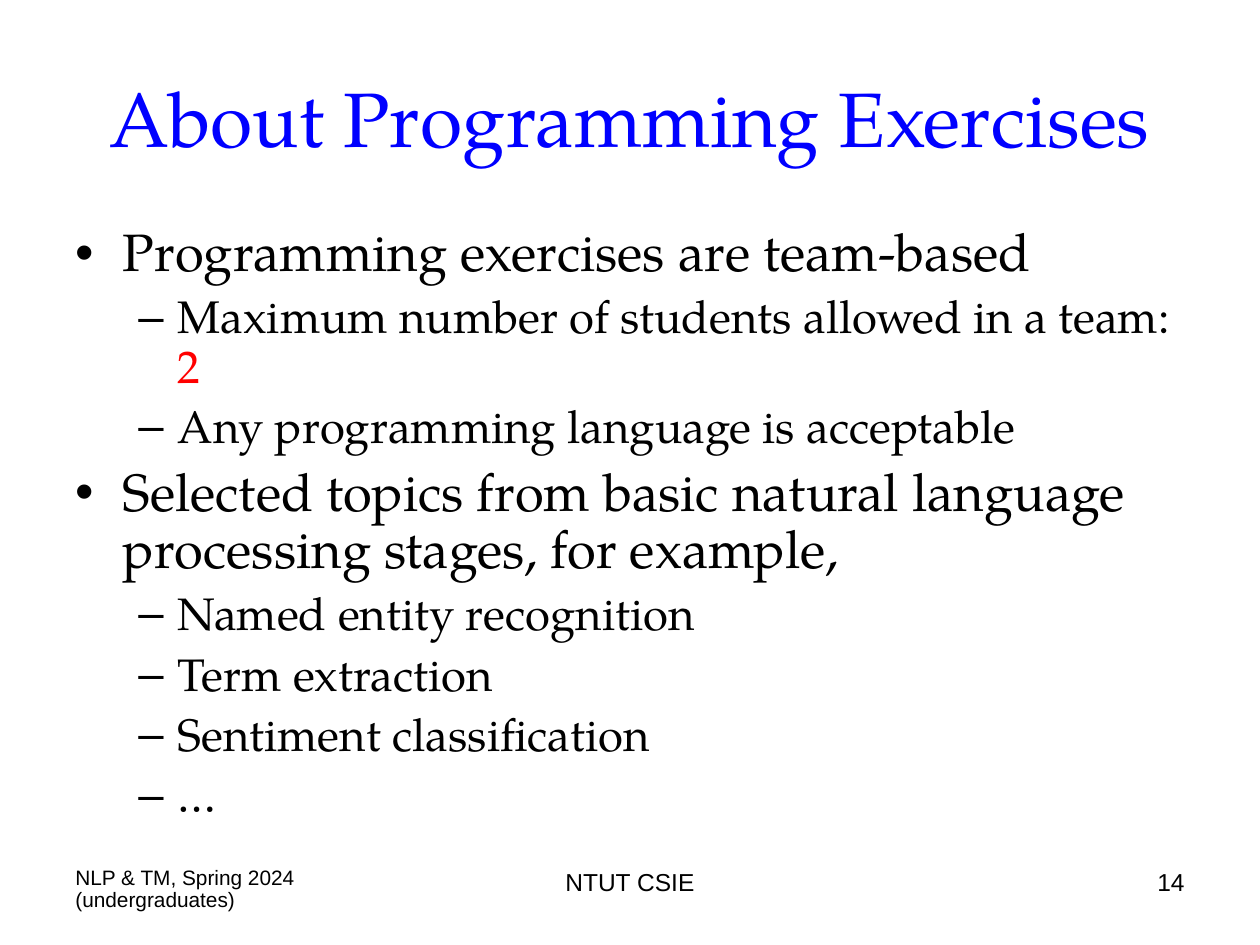
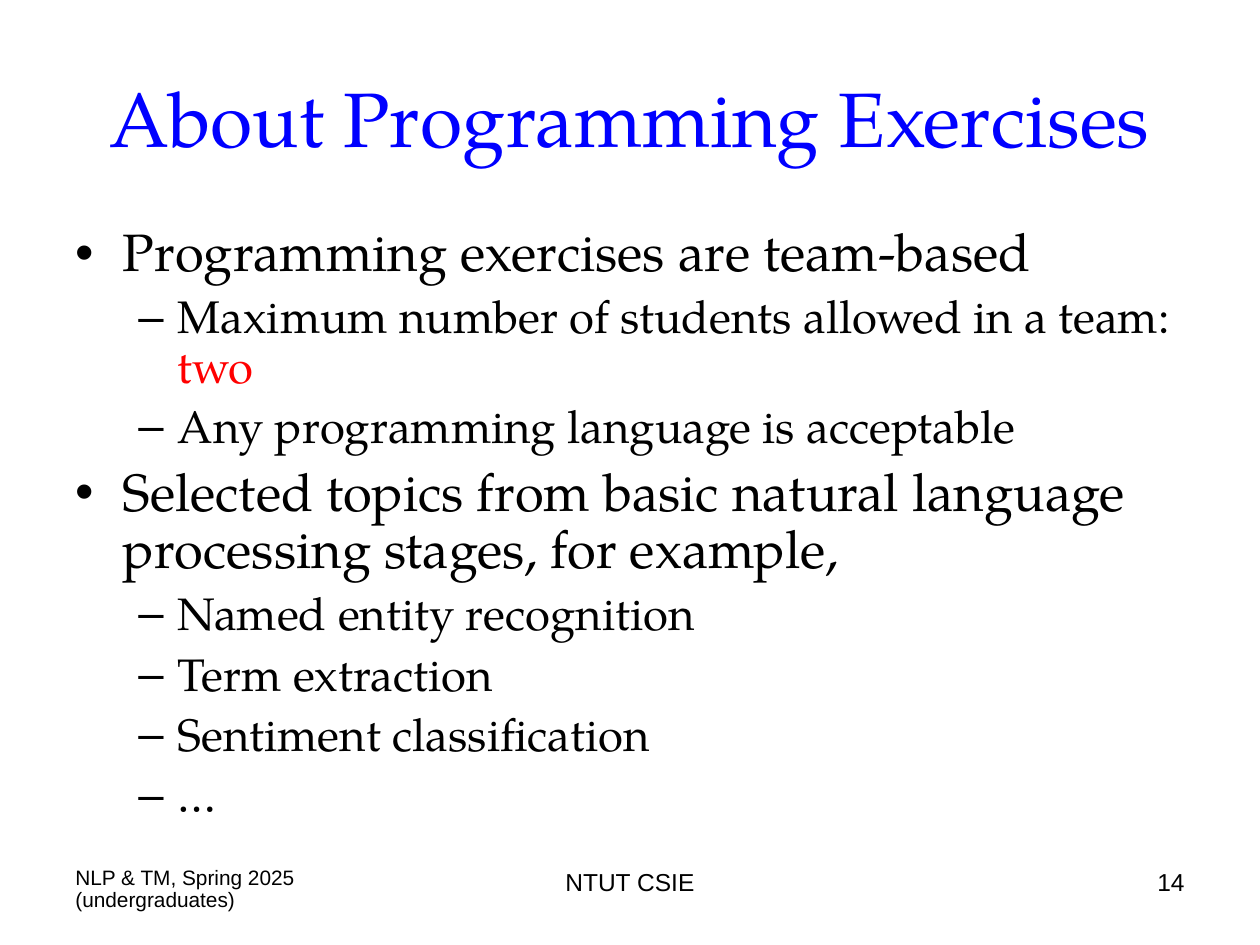
Before and after one commit to chriswjh/chriswjh.github.io, a slide deck: slide 14 of NLP_TM/00-Overview.ppt. Drawn at 1260x945 pixels with LibreOffice and Linux fonts; fonts in the diff are those of the drawing. Boxes give left, top, right and bottom in pixels: in the first picture for what was removed or moved away, otherwise in the second. Text is boxed around its words. In the diff, an @@ line names an element or a change of style, - is before the commit and + after.

```diff
--- a/NLP_TM/00-Overview.ppt
+++ b/NLP_TM/00-Overview.ppt
@@ text at (178, 299, 1170, 384): text changed @@
-  – Maximum number of students allowed in a team: 2
+  – Maximum number of students allowed in a team: two
@@ text at (75, 870, 294, 912): text changed @@
-NLP & TM, Spring 2024 (undergraduates)
+NLP & TM, Spring 2025 (undergraduates)
```
Also in this commit, not shown: 45 other slides changed.
